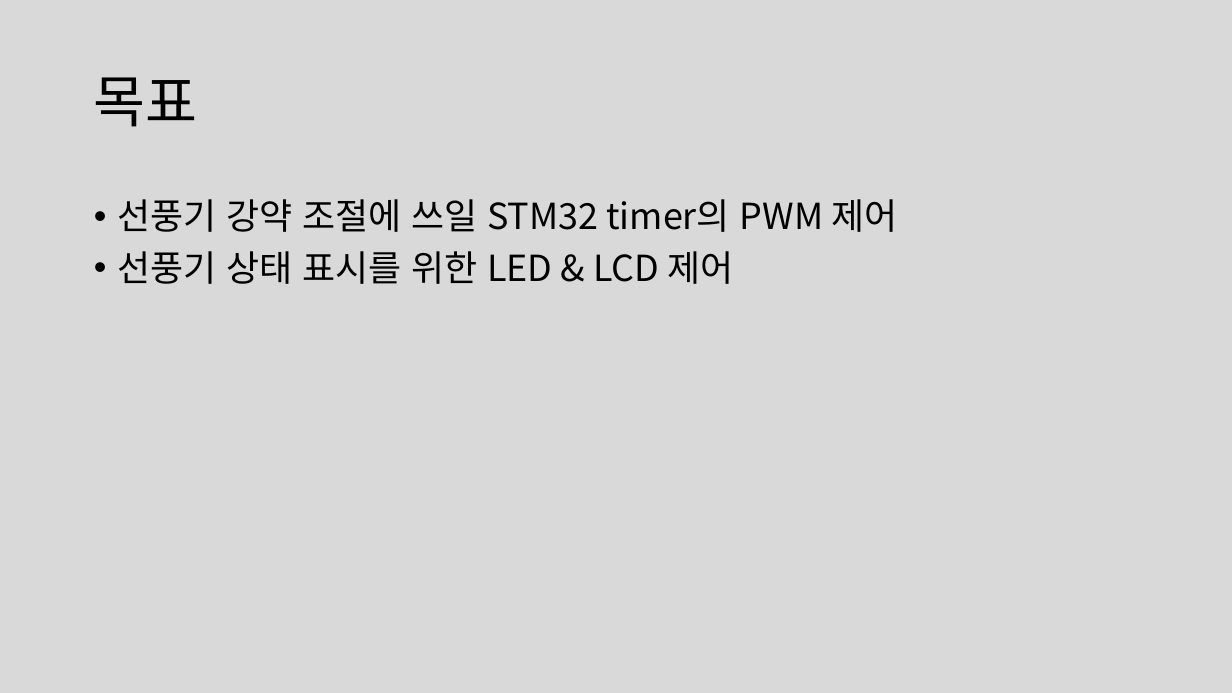
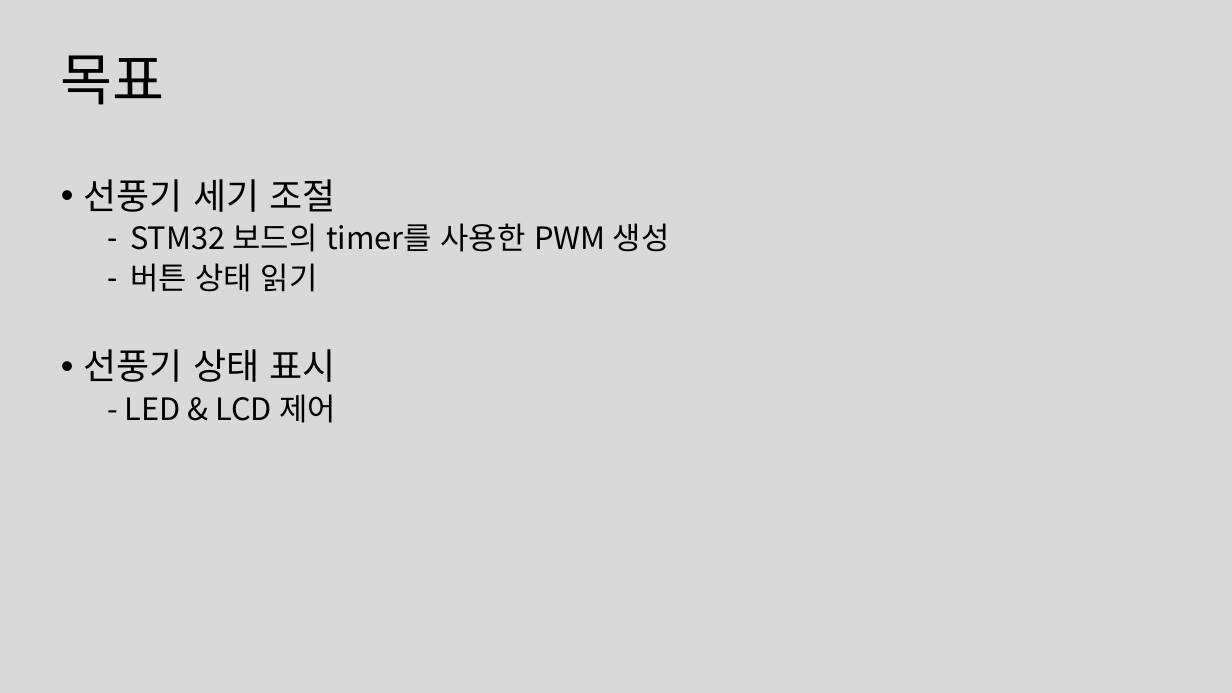
Before and after one commit to HardCoding0417/intela_studyroom, a slide deck: slide 2 of class/ARM class/Projects/simple_fan/STM32 보드를 사용한 간단한 선풍기 - 최명수.pptx. Drawn at 1232x693 pixels with LibreOffice and Linux fonts; fonts in the diff are those of the drawing. Boxes give left, top, right and bottom in pixels: in the first picture for what was removed or moved away, otherwise in the second. Text is boxed around its words. In the diff, an @@ line names an element or a change of style, - is before the commit and + after.

```diff
--- a/class/ARM class/Projects/simple_fan/STM32 보드를 사용한 간단한 선풍기 - 최명수.pptx
+++ b/class/ARM class/Projects/simple_fan/STM32 보드를 사용한 간단한 선풍기 - 최명수.pptx
@@ title "목표": place and size @@
-title "목표" at (94, 77, 198, 127)
+title "목표" at (61, 55, 165, 105)
@@ text at (84, 179, 670, 423): text changed; size 28 to 24 pt @@
-• 선풍기 강약 조절에 쓰일 STM32 timer의 PWM 제어
-• 선풍기 상태 표시를 위한 LED & LCD 제어
+• 선풍기 세기 조절
+  – STM32 보드의 timer를 사용한 PWM 생성
+  – 버튼 상태 읽기
+• 선풍기 상태 표시
+  - LED & LCD 제어
```
Also in this commit, not shown: 1 other slide changed, 2 slides added, 10 other files.
